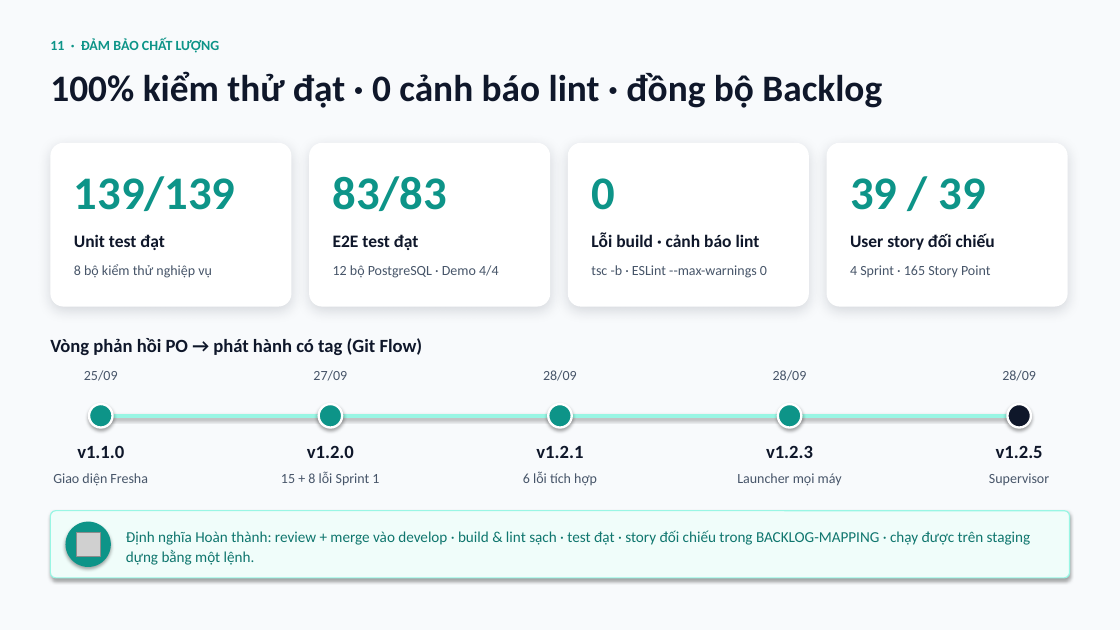
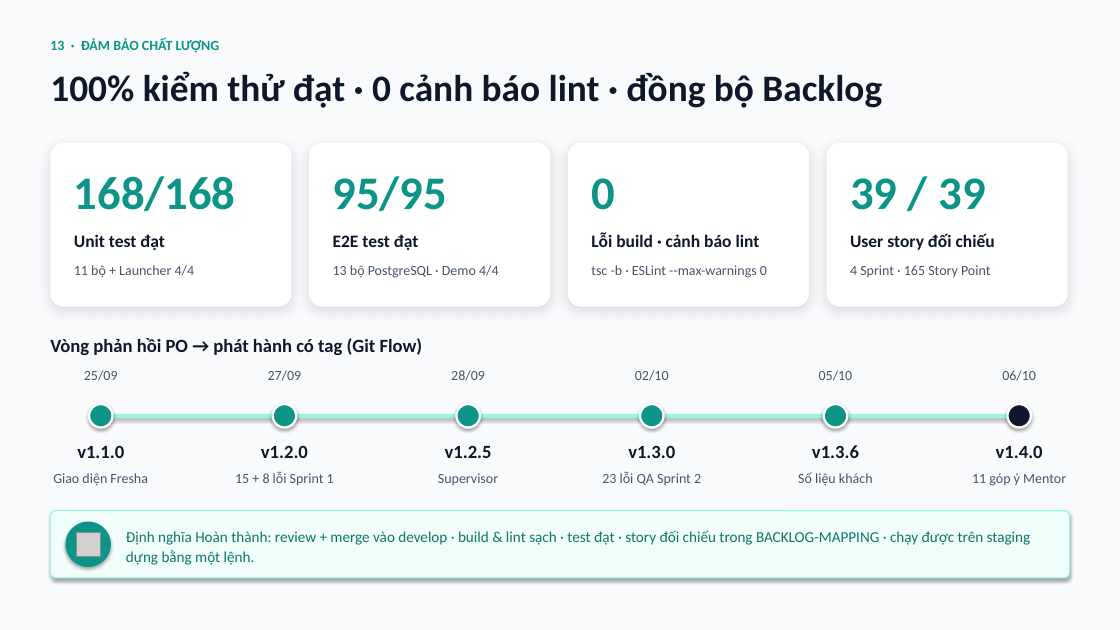
Before and after one commit to steveprovip/thucTap_HeThongDatLichSPA, a slide deck: slide 13 of docs/presentations/Slide_Bao_Cao_He_Thong_Dat_Lich_Salon_Spa.pptx (slide 11 before the commit). Drawn at 1120x630 pixels with LibreOffice and Linux fonts; fonts in the diff are those of the drawing; grey boxes stand for pictures. Boxes give left, top, right and bottom in pixels: in the first picture for what was removed or moved away, otherwise in the second. Text is boxed around its words. In the diff, an @@ line names an element or a change of style, - is before the commit and + after.

Commit message:
docs(report): regenerate internship report and slides for v1.4.0
- Report follows Decree 30/2020/ND-CP layout; adds HoYoSalon Launcher section
  (figures 22-24) and a Mentor Sprint 2 section with the 11-item resolution table
  and screenshots (figures 25-30).
- Statistics refreshed: 26 tables, 168 unit tests, 95 e2e tests in 13 suites,
  4 launcher library tests, release timeline up to v1.4.0.
- Slide deck grows to 15 slides with Launcher and Mentor feedback slides.

```diff
--- a/docs/presentations/Slide_Bao_Cao_He_Thong_Dat_Lich_Salon_Spa.pptx
+++ b/docs/presentations/Slide_Bao_Cao_He_Thong_Dat_Lich_Salon_Spa.pptx
@@ text at (50,38,220,53): text changed @@
-11 · ĐẢM BẢO CHẤT LƯỢNG
+13 · ĐẢM BẢO CHẤT LƯỢNG
@@ text at (74,176,236,211): text changed @@
-139/139
+168/168
@@ text at (333,176,447,211): text changed @@
-83/83
+95/95
@@ text at (74,265,195,278): text changed @@
-8 bộ kiểm thử nghiệp vụ
+11 bộ + Launcher 4/4
@@ text "28/09": place and size @@
-text "28/09" at (543,370,577,381)
+text "28/09" at (451,370,485,381)
@@ text at (635,370,669,381): text changed @@
-28/09
+02/10
@@ text added at (819,370,853,381), 12 pt, text #475569 @@
+05/10
@@ text at (1002,370,1036,381): text changed @@
-28/09
+06/10
@@ 3 texts, 1 ellipse: place and size @@
-3 texts, 1 ellipse at (281,370,379,486)
+3 texts, 1 ellipse at (235,370,334,486)
@@ ellipse: place and size @@
-ellipse at (549,404,572,428)
+ellipse at (456,404,480,428)
@@ ellipse: place and size @@
-ellipse at (778,404,802,428)
+ellipse at (640,404,664,428)
@@ ellipse added at (824,404,848,428), fill #0D9488, outline #FFFFFF 2 pt @@
@@ text at (445,445,492,458): text changed @@
-v1.2.1
+v1.2.5
@@ text at (628,445,675,458): text changed @@
-v1.2.3
+v1.3.0
@@ text at (812,445,859,458): text changed @@
-v1.2.5
+v1.3.6
@@ text added at (996,445,1043,458), 16 pt, text #0F172A, bold @@
+v1.4.0
@@ text "Supervisor": place and size @@
-text "Supervisor" at (989,473,1049,485)
+text "Supervisor" at (438,473,498,485)
@@ text removed at (523,471,597,486) @@
-6 lỗi tích hợp
@@ text at (602,471,701,485): text changed @@
-Launcher mọi máy
+23 lỗi QA Sprint 2
@@ text added at (798,472,873,486), 12 pt, text #475569 @@
+Số liệu khách
@@ text added at (972,473,1066,486), 12 pt, text #475569 @@
+11 góp ý Mentor
```
Also in this commit, not shown: 2 other slides changed, 2 slides added, 13 other files.
